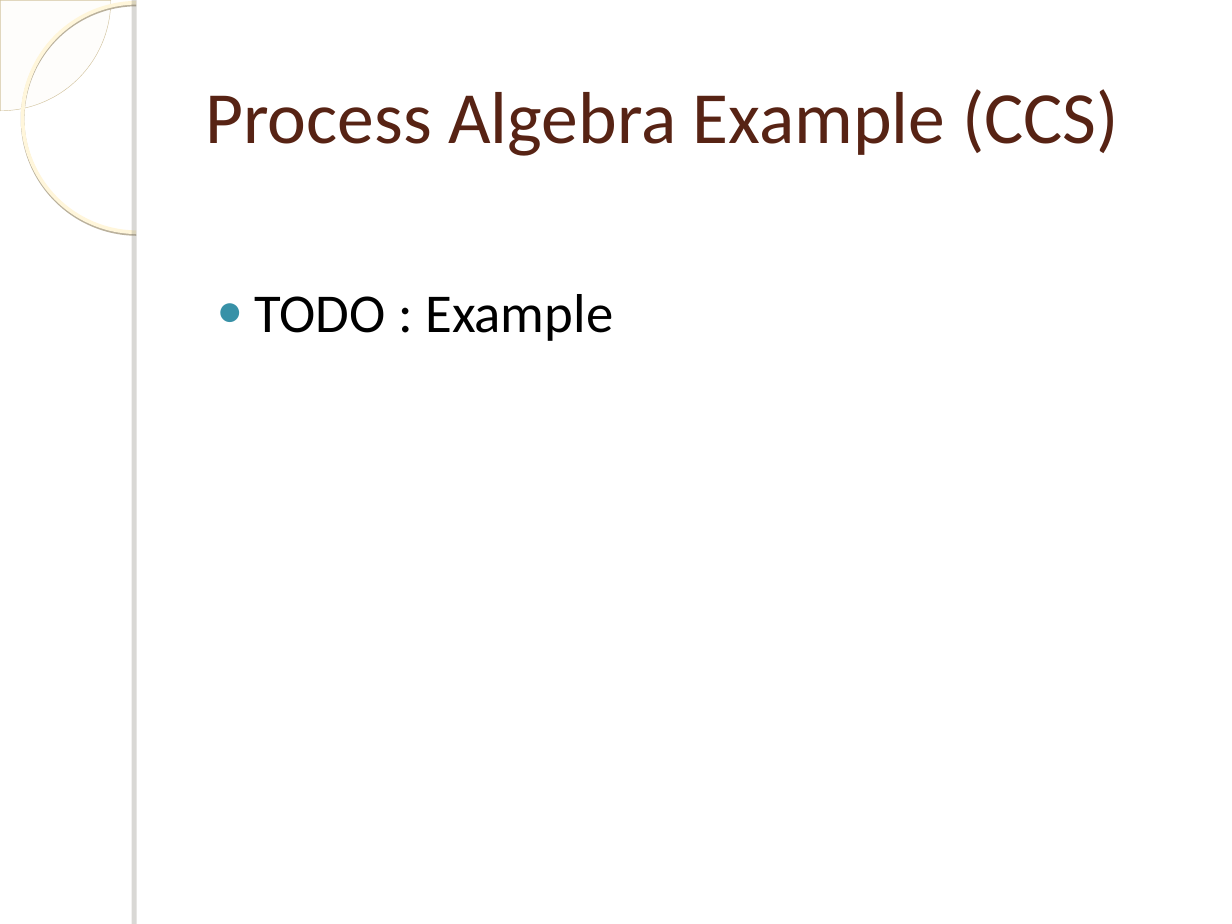
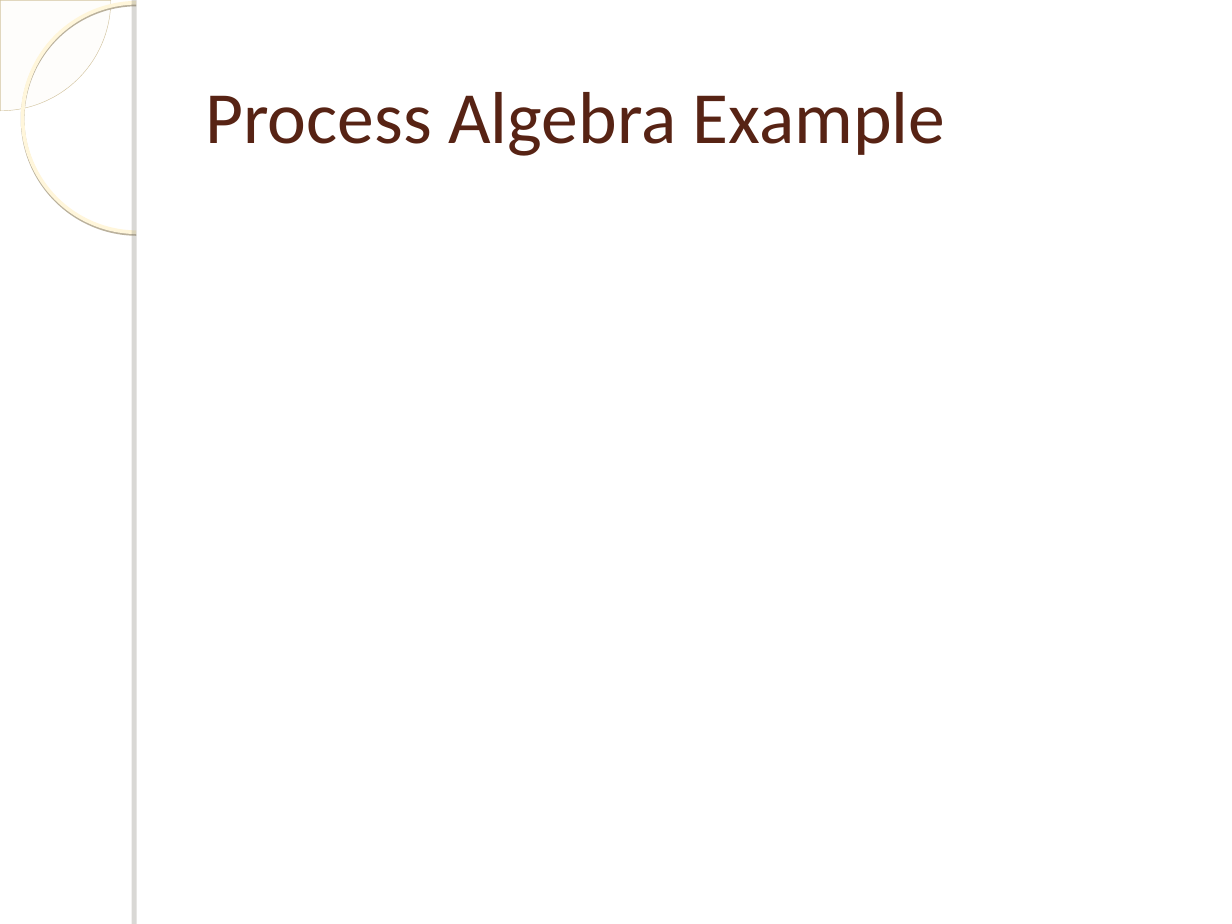
Before and after one commit to einaregilsson/Process-Language-Runtime, a slide deck: slide 6 of presentation.ppt (slide 5 before the commit). Drawn at 1232x924 pixels with LibreOffice and Linux fonts; fonts in the diff are those of the drawing; background and template pictures are left out. Boxes give left, top, right and bottom in pixels: in the first picture for what was removed or moved away, otherwise in the second. Text is boxed around its words. In the diff, an @@ line names an element or a change of style, - is before the commit and + after.

```diff
--- a/presentation.ppt
+++ b/presentation.ppt
@@ title at [205,92,945,156]: text changed @@
-Process Algebra Example (CCS)
+Process Algebra Example
@@ text removed at [255,294,613,341] @@
-● TODO : Example
```
Also in this commit, not shown: 5 other slides changed, 1 slide added.
